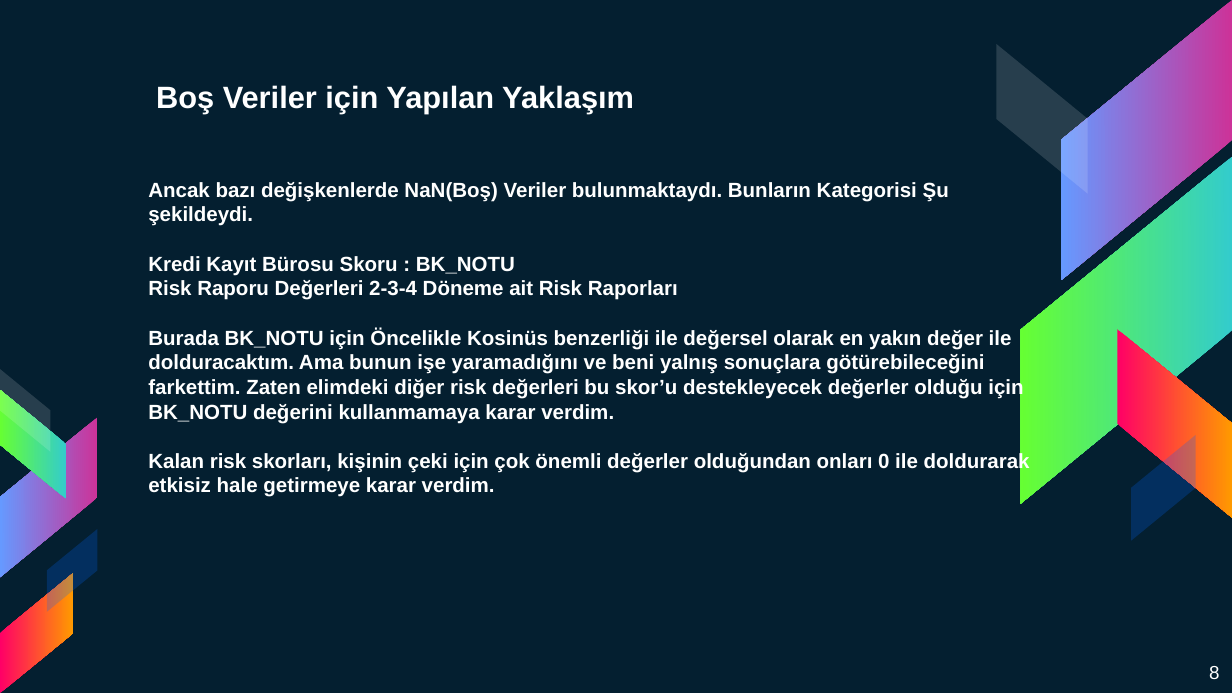
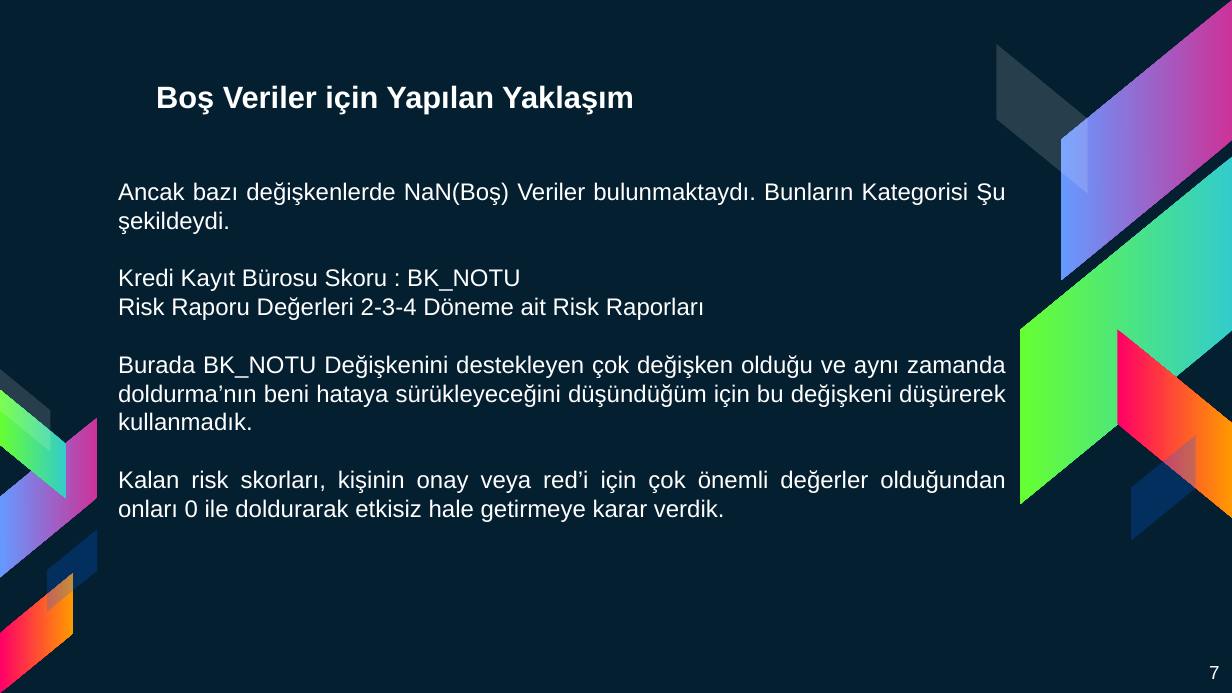
Before and after one commit to brokt/Detective-Churn, a slide deck: slide 7 of Presentation/Detective Churn Sunum.pptx (slide 8 before the commit). Drawn at 1232x693 pixels with LibreOffice and Linux fonts; fonts in the diff are those of the drawing. Boxes give left, top, right and bottom in pixels: in the first picture for what was removed or moved away, otherwise in the second. Text is boxed around its words. In the diff, an @@ line names an element or a change of style, - is before the commit and + after.

```diff
--- a/Presentation/Detective Churn Sunum.pptx
+++ b/Presentation/Detective Churn Sunum.pptx
@@ text "Ancak bazı değişkenlerde NaN(Boş) Veriler ...": place and size @@
-text "Ancak bazı değişkenlerde NaN(Boş) Veriler ..." at <box>148,182,1030,497</box>
+text "Ancak bazı değişkenlerde NaN(Boş) Veriler ..." at <box>118,182,1006,522</box>
@@ text at <box>118,182,1005,320</box>: size 12 to 14 pt, bold off in "Ancak bazı değişkenlerde NaN(Boş) Veriler bulunmaktaydı. Bun ...", "Kredi Kayıt Bürosu Skoru : BK_NOTU", "Risk Raporu Değerleri 2-3-4 Döneme ait Risk ..."; alignment left to justified @@
@@ text at <box>118,355,1006,522</box>: text changed; size 12 to 14 pt; bold off @@
-Burada BK_NOTU için Öncelikle Kosinüs benzerliği ile değersel olarak en yakın değer ile dolduracaktım. Ama bunun işe yaramadığını ve beni yalnış sonuçlara götürebileceğini farkettim. Zaten elimdeki diğer risk değerleri bu skor’u destekleyecek değerler olduğu için BK_NOTU değerini kullanmamaya karar verdim.
-Kalan risk skorları, kişinin çeki için çok önemli değerler olduğundan onları 0 ile doldurarak etkisiz hale getirmeye karar verdim.
+Burada BK_NOTU Değişkenini destekleyen çok değişken olduğu ve aynı zamanda doldurma’nın beni hataya sürükleyeceğini düşündüğüm için bu değişkeni düşürerek kullanmadık.
+Kalan risk skorları, kişinin onay veya red’i için çok önemli değerler olduğundan onları 0 ile doldurarak etkisiz hale getirmeye karar verdik.
@@ page number at <box>1209,666,1219,679</box>: text changed @@
-8
+7
```
Also in this commit, not shown: 12 other slides changed, 2 slides added, 2 slides removed.
